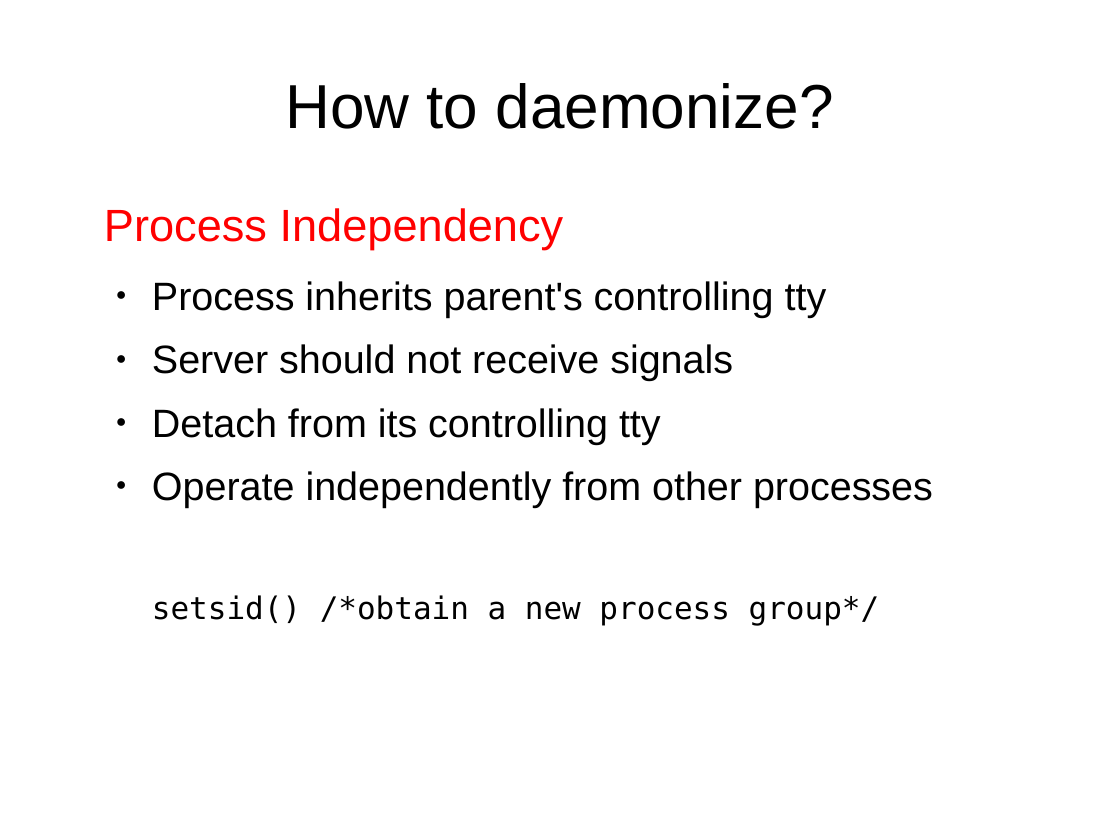
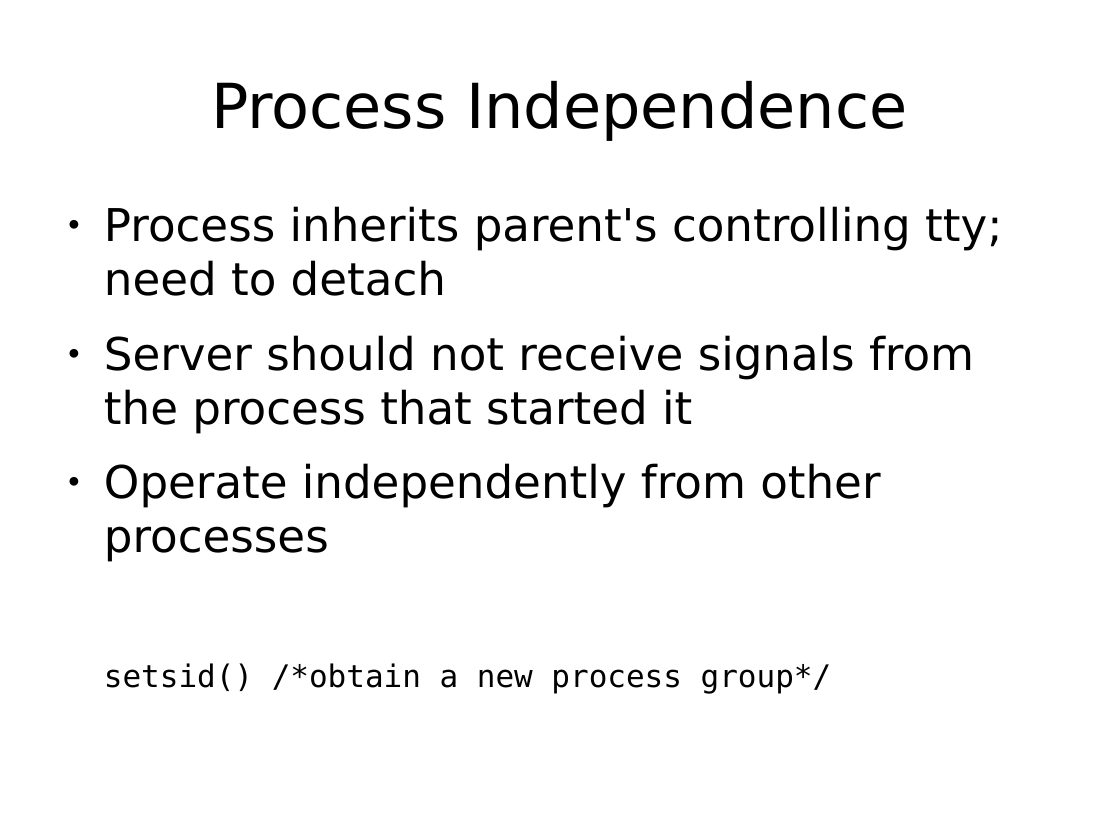
Before and after one commit to Jarvishappy/15-441-Recitation-Sessions, a slide deck: slide 39 of recitation6/src/recitation6.odp (slide 28 before the commit). Drawn at 1120x840 pixels with LibreOffice and Linux fonts; fonts in the diff are those of the drawing. Boxes give left, top, right and bottom in pixels: in the first picture for what was removed or moved away, otherwise in the second. Text is boxed around its words. In the diff, an @@ line names an element or a change of style, - is before the commit and + after.

```diff
--- a/recitation6/src/recitation6.odp
+++ b/recitation6/src/recitation6.odp
@@ title at (x1=211, y1=80, x2=907, y2=141): text changed; font Arial to DejaVu Sans @@
-How to daemonize?
+Process Independence
@@ text at (x1=104, y1=206, x2=1002, y2=434): text changed; size 28 to 32 pt; font Arial to DejaVu Sans @@
-Process Independency
-  ● Process inherits parent's controlling tty
-  ● Server should not receive signals
-  ● Detach from its controlling tty
+● Process inherits parent's controlling tty; need to detach
+● Server should not receive signals from the process that started it
@@ text at (x1=104, y1=463, x2=880, y2=693): size 28 to 32 pt, font Arial to DejaVu Sans in "Operate independently from other processes"; list level 2 to 1 in "Operate independently from other processes"; list level 2 to 1 in "setsid() /*obtain a new process ..." @@
```
Also in this commit, not shown: 27 other slides changed, 16 slides added, 6 slides removed, 1 other file.
